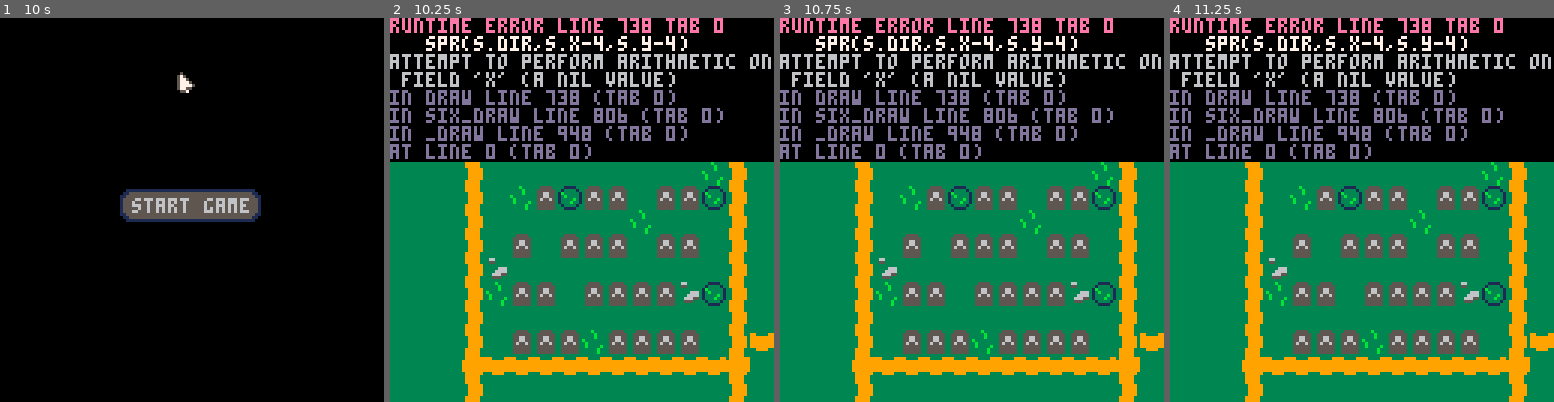
Above: before the commit, frames 1-4 (left to right).
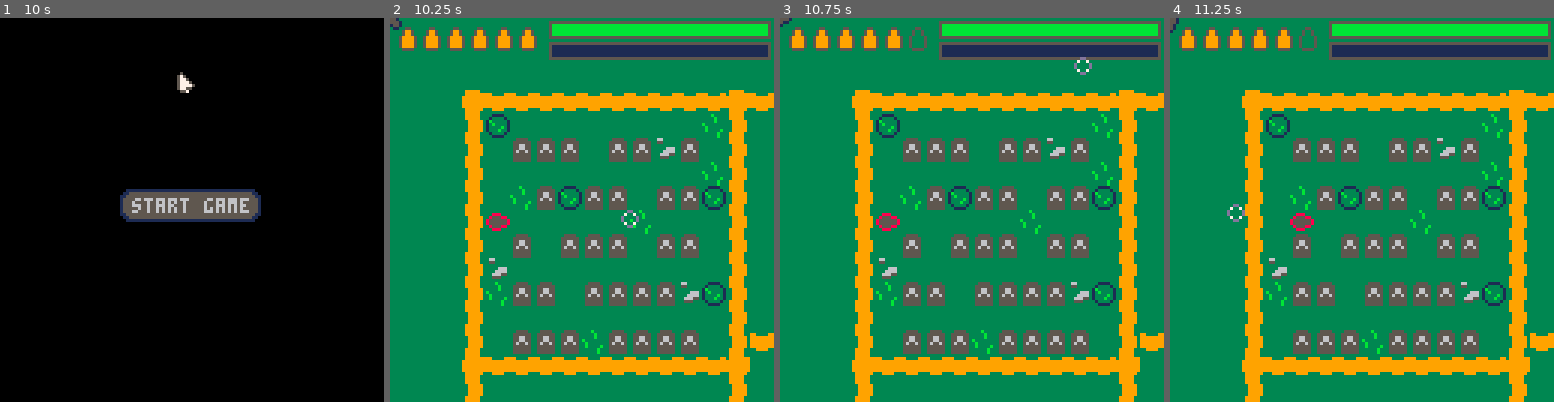
Above: after the commit, the same moments.

Repository: MounifAlzougbi/GameRepo
Game: PICO-8 cartridge six_shots.p8
Same seed, same stepped clock (60 frames per second), same inputs: the game is played once before the commit and once after it.
Inputs (mouse positions are in pixels of both pictures, inside the frame that each line leads up to):
- Up to frame 1 (10 s): tap O (Z key) at 0.33, 0.7, 1.43, 2.22, 3.1, 3.98, 4.87, 5.75, 6.63, 7.52, 8.4, 9.28 s; click (69, 121) at 0.67 s; tap X (X key) at 1.07, 2.07, 2.4, 2.73, 3.07, 3.4, 3.73, 4.07, 4.4, 4.73, 5.07, 5.4, 5.73, 6.07, 6.4, 6.73, 7.07, 7.4, 7.73, 8.07, 8.4, 8.73, 9.07, 9.4, 9.73 s; click (130, 267) at 1.22 s; click (195, 114) at 1.77 s; hold Left 1.97-2.37 s; click (257, 259) at 2.32 s; hold Down 2.42-2.82 s; click (322, 106) at 2.87 s; hold Right 2.87-3.53 s; click (84, 256) at 3.42 s; hold Up 3.58-4.08 s; click (145, 102) at 3.97 s; hold Right 4.13-4.53 s; click (211, 248) at 4.52 s; hold Down 4.58-5.08 s; click (272, 94) at 5.07 s; hold Left 5.13-5.8 s; click (337, 244) at 5.62 s; hold Up 5.85-6.18 s; click (99, 90) at 6.17 s; hold Left 6.23-6.63 s; hold Down 6.68-7.08 s; click (161, 236) at 6.72 s; hold Right 7.13-7.8 s; click (226, 83) at 7.27 s; click (288, 229) at 7.82 s; hold Up 7.85-8.35 s; click (49, 79) at 8.37 s; hold Right 8.4-8.8 s; hold Down 8.85-9.35 s; click (115, 225) at 8.92 s; hold Left from 9.4 s (still down); click (176, 71) at 9.47 s
- Up to frame 2 (10.25 s): click (628, 217) at 10.02 s; release Left at 10.07 s; tap X (X key) at 10.07 s; hold Up from 10.12 s (still down); tap O (Z key) at 10.17 s
- Up to frame 3 (10.75 s): tap X (X key) at 10.4, 10.73 s; release Up at 10.45 s; hold Left from 10.5 s (still down); click (1083, 64) at 10.57 s
- Up to frame 4 (11.25 s): release Left at 10.9 s; hold Down from 10.95 s (still down); tap O (Z key) at 11.05 s; tap X (X key) at 11.07 s; click (1235, 213) at 11.12 s

Frame 1 is identical in both runs. In frame 2, 38% of the frame differs, in the area x 0-100%, y 0-56%; in frame 3, 38%; in frame 4, 38%.
Error before the commit: runtime error line 738 tab 0; spr(s.dir,s.x-4,s.y-4); attempt to perform arithmetic on field 'x' (a nil value)

Commit message:
Update six_shots.p8
position overhaul

Diff:
--- a/six_shots.p8
+++ b/six_shots.p8
@@ -6,10 +6,10 @@
 function data_type_init()
 -- @bullet
 	bullet={
-		x,y,
+		pos,
 		angle,
 		mx,my,	-- mouse offset
-		speed=9.99,
+		speed=10,
 		visible=true,
 
 		new=function(s,tbl)
@@ -21,12 +21,14 @@
 		end,
 
 		init=function(s)
-			mag=s.mx*s.mx+s.my*s.my
+			local mag=s.mpos.x*s.mpos.x+s.mpos.y*s.mpos.y
 			mag=sqrt(mag)
-			s.mx=s.mx/mag
-			s.my=s.my/mag
-			s.sx=s.x
-			s.sy=s.y
+--			s.mx=s.mx/mag
+--			s.my=s.my/mag
+			s.dir=vec(s.mpos.x/mag,s.mpos.y/mag)
+--			s.pos=s.x
+--			s.spos=s.pos
+			s.speed=vec(s.speed,s.speed)
 		end,
 
 		update=function(s)
@@ -34,14 +36,15 @@
 -- for constant speed
 -- m^2=x^2+y^2 (magnitude)
 			if map_collision(s,2,false)!=true
-			and s.x>-5
-			and s.x<130
-			and s.y>-5
-			and s.y<130 then
-				s.x+=s.mx*s.speed
-				s.y+=s.my*s.speed
-				s.lx=s.x
-				s.ly=s.y
+			and s.pos.x>-5
+			and s.pos.x<130
+			and s.pos.y>-5
+			and s.pos.y<130 then
+--				s.x+=s.mx*s.speed
+--				s.y+=s.my*s.speed
+--				s.lx=s.x
+--				s.ly=s.y
+				s.pos+=s.dir*s.speed
 			else
 				s.visible=false
 			end
@@ -52,21 +55,21 @@
 
 
 				add(p,particle:new({
-				x=s.x,y=s.y,
+				x=s.pos.x,y=s.pos.y,
 				r=rnd(2),
 				vx=rnd(1),
 				vy=rnd(1)
 				}))
 
 				add(p,particle:new({
-				x=s.x,y=s.y,
+				x=s.pos.x,y=s.pos.y,
 				r=rnd(2),
 				vx=rnd(1)*-1,
 				vy=rnd(1)
 				}))
 
 				add(p,particle:new({
-				x=s.x,y=s.y,
+				x=s.pos.x,y=s.pos.y,
 				r=rnd(2),
 				vx=rnd(2)*-1,
 				vy=rnd(1)
@@ -77,7 +80,7 @@
 
 		draw=function(s)
 			if s.visible then
-				spr(112,s.x-4,s.y-4)
+				spr(112,s.pos.x-4,s.pos.y-4)
 			end
 		end
 	}
@@ -132,7 +135,7 @@
 flg={}
 
 mouse={
-	x=64,y=98,
+	pos=vec(64,64),
 	just_pressed=false,
 	clicked=false,--[[ need to make
 	clicked true at beggining of
@@ -143,16 +146,16 @@
 	lock=false,
 	pressed=false,
 	target=-1,
-	last,
+	lpos=vec(),
 	tx,ty,
-	lx,ly,		--last x-y pos
+	lpos=vec(),		--last x-y pos
 	p=64,
 
 	is_b_col=function(s,b)
-		if 	s.x<b.x+b.w
-		and	s.x>b.x
-		and s.y>b.y
-		and s.y<b.y+b.h then
+		if 	s.pos.x<b.x+b.w
+		and	s.pos.x>b.x
+		and s.pos.y>b.y
+		and s.pos.y<b.y+b.h then
 			return true
 		else return false
 		end
@@ -165,8 +168,8 @@
 	update=function(self)
 		self.just_pressed=false
 		self.clicked=false
-		self.x=stat(32)
-		self.y=stat(33)
+		self.pos.x=stat(32)
+		self.pos.y=stat(33)
 
 		if band(stat(34),1)==1 then
 			self.pressed=true
@@ -180,8 +183,7 @@
 		and self.pressed==true then
 			self.pressed=false
 			self.just_pressed=true
-			self.lx=self.x
-			self.ly=self.y
+			self.lpos=self.pos
 			self.p=64
 		elseif stat(34)==2 then
 			self.dline=true
@@ -194,12 +196,12 @@
 	draw=function(s)
 		if game.state=='menu'
 		or game.state=='a star' then
-			spr(s.p,mouse.x,mouse.y)
+			spr(s.p,mouse.pos.x,mouse.pos.y)
 		elseif game.state=='playing_six' then
-			spr(80,s.x-4,s.y-4)
+			spr(80,s.pos.x-4,s.pos.y-4)
 			if s.dline then
-				line(player.x,player.y,
-				mouse.x,mouse.y,8)
+				line(player.pos.x,player.pos.y,
+				mouse.pos.x,mouse.pos.y,8)
 
 			end
 		end
@@ -211,9 +213,16 @@
 	if mcoord==false then
 		mc=8
 	end
-	if fget(mget(obj.x/mc,obj.y/mc))==flg then
-	return true
-	else return false
+	if obj.pos!=nil then
+		if fget(mget(obj.pos.x/mc,obj.pos.y/mc))==flg then
+		return true
+		else return false
+		end
+	else
+		if fget(mget(obj.x/mc,obj.y/mc))==flg then
+		return true
+		else return false
+		end
 	end
 end
 
@@ -465,7 +474,7 @@
 		angle,
 		dir=8,
 		ammo=6,
-		ptbl=vec(0,0), -- pathfinding nodes
+		ptbl=vec(), -- pathfinding nodes
 		pcool=60,	-- path cooldown
 		pstep=1,
 
@@ -478,7 +487,7 @@
 		end,
 
 		update_path=function(s)
-			local t=vec(flr(player.x/8),flr(player.y/8))
+			local t=vec(flr(player.pos.x/8),flr(player.pos.y/8))
 			local pos=vec(flr(s.pos.x/8),flr(s.pos.y/8))
 
 			s.ptbl=find_path(pos,t)
@@ -579,7 +588,7 @@
 -->8
 -- enemy spawn/game play loop
 -->8
--- player
+-- player/six shots
 
 -- @init
 function six_init()
@@ -628,8 +637,8 @@
 		r=3,	--	radius for circ coll
 		health=100,
 		stamina=100,
-		x=64,y=64,
-		lx,ly,
+		pos=vec(64,64),
+		lpos=vec(),
 		dspeed=0.18,
 		speed=0.18,
 		sprnt=1.5,
@@ -654,20 +663,22 @@
 			end
 
 -- input
-			if btn(⬅️) and s.x>5 then
-				s.x-=s.speed	end
-			if btn(➡️) and s.x<123 then
-				s.x+=s.speed	end
-			if btn(⬆️) and s.y>5 then
-				s.y-=s.speed	end
-			if btn(⬇️) and s.y<123 then
-				s.y+=s.speed	end
+			if btn(⬅️) and s.pos.x>5 then
+				s.pos.x-=s.speed	end
+			if btn(➡️) and s.pos.x<123 then
+				s.pos.x+=s.speed	end
+			if btn(⬆️) and s.pos.y>5 then
+				s.pos.y-=s.speed	end
+			if btn(⬇️) and s.pos.y<123 then
+				s.pos.y+=s.speed	end
 
 -- angle to spr
-			local dx=mouse.x-s.x
-			local dy=mouse.y-s.y
+--			local dx=mouse.x-s.x
+--			local dy=mouse.y-s.y
+			local dpos=mouse.pos-s.pos
+
 			local l=0.0625--half of 1/8
-			s.angle=atan2(dx,dy)
+			s.angle=atan2(dpos.x,dpos.y)
 			if s.angle>0.25-l
 			and s.angle<0.25+l then
 				s.dir=0
@@ -709,9 +720,9 @@
 				s.ammo-=1
 
 				add(b,bullet:new({
-				x=s.x,y=s.y,
+				pos=vec(s.pos.x,s.pos.y),
 				angle=s.angle,
-				mx=dx,my=dy
+				mpos=dpos
 				}))
 
 				b[#b]:init()
@@ -728,17 +739,15 @@
 			s.shoot_delay-=1
 
 			if map_collision(s,2,false) then
-				s.x=s.lx
-				s.y=s.ly
-			end
-
-			s.lx=s.x
-			s.ly=s.y
+				s.pos=s.lpos
+			end
+
+			s.lpos=s.pos
 		end,
 
 		draw=function(s)
 --			print(s.angle,0,0,9)
-			spr(s.dir,s.x-4,s.y-4)
+			spr(s.dir,s.pos.x-4,s.pos.y-4)
 
 -- hud stuff
 			local t=97
@@ -769,6 +778,15 @@
 	}
 end
 
+-- @collision update
+function collision_update()
+	for bi=1,#b do
+		for ei=1,#etbl do
+			dpos=b[bi].pos-etbl[ei].pos-vec(etbl[ei].r,etbl[ei].r)
+		end
+	end
+end
+
 -- @update
 function six_update()
 	player:update()
@@ -799,6 +817,9 @@
 			end
 		end
 	end
+
+	collision_update()
+
 end
 
 -- @draw
